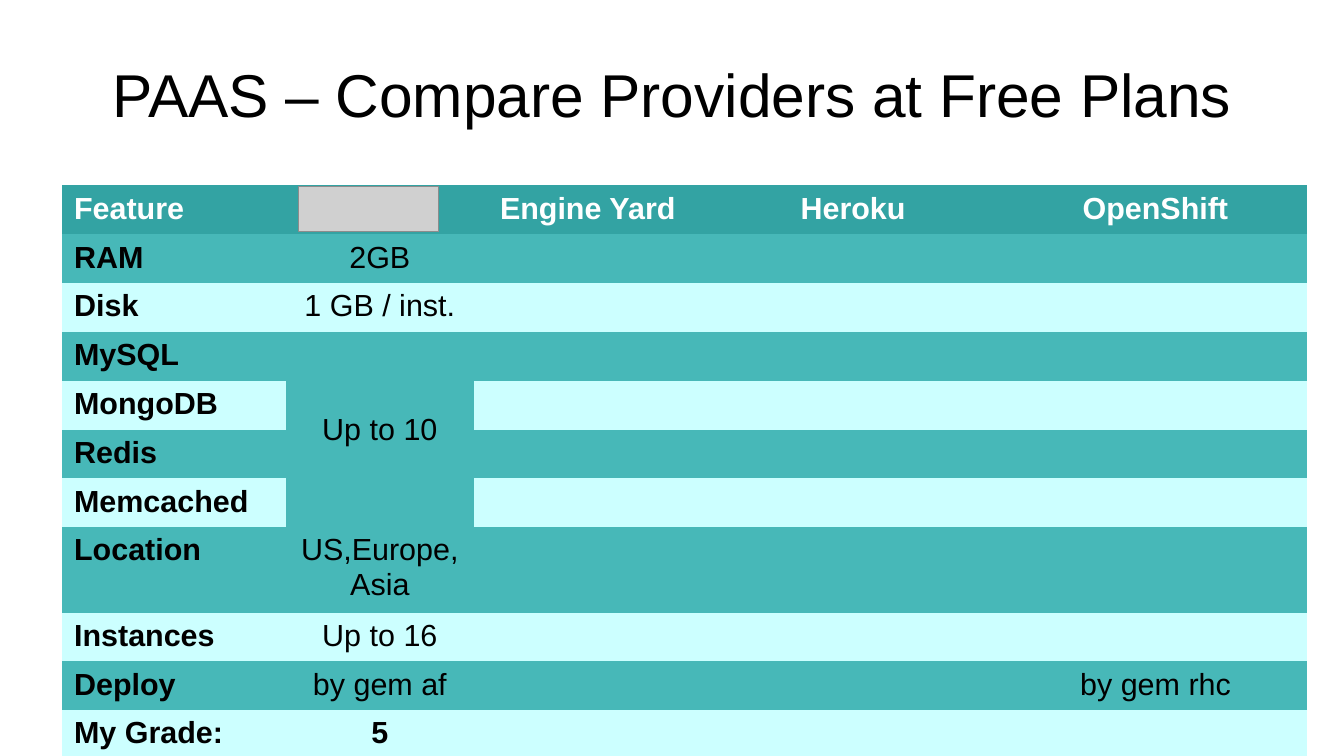
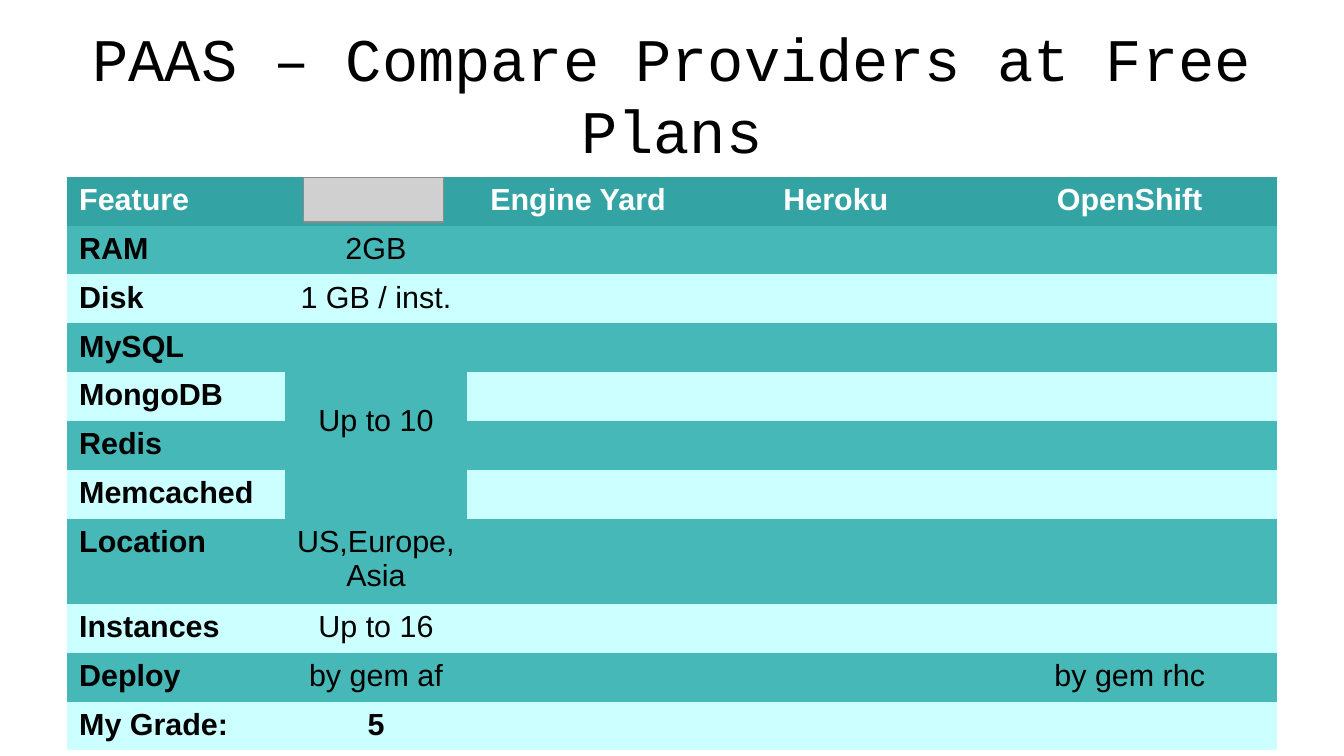
Before and after one commit to emgiezet/meetphp-8, a slide deck: slide 12 of presentation/presentation.odp. Drawn at 1344x756 pixels with LibreOffice and Linux fonts; fonts in the diff are those of the drawing; grey boxes stand for pictures; background and template pictures are left out. Boxes give left, top, right and bottom in pixels: in the first picture for what was removed or moved away, otherwise in the second. Text is boxed around its words. In the diff, an @@ line names an element or a change of style, - is before the commit and + after.

```diff
--- a/presentation/presentation.odp
+++ b/presentation/presentation.odp
@@ title "PAAS – Compare Providers at ..." at <box>92,37,1251,154</box>: font Arial to Courier New @@
@@ table: place and size @@
-table at <box>62,185,1307,753</box>
+table at <box>67,177,1278,745</box>
@@ picture: place and size @@
-picture at <box>299,187,439,232</box>
+picture at <box>304,177,444,222</box>
```
Also in this commit, not shown: 11 other slides changed, 8 slides added, 1 slide removed, 6 other files.
